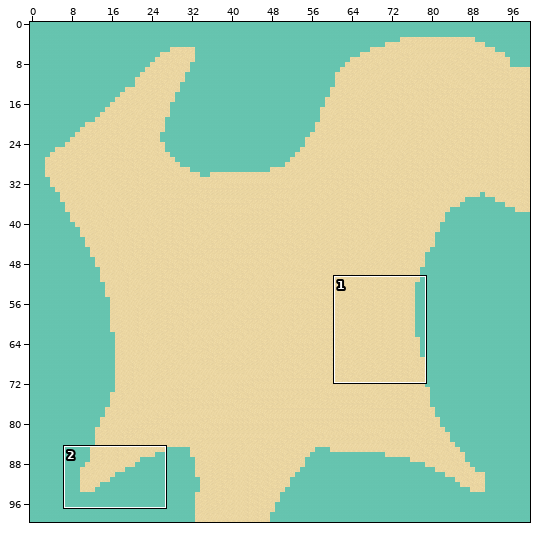
A Tiled map gets an edit: Elvernes forbandelse/ElvenCurse.Core/Maps/02.tmx. The first picture is a wide view before the edit; the outline marks the close-up.
Close-up. Old version:
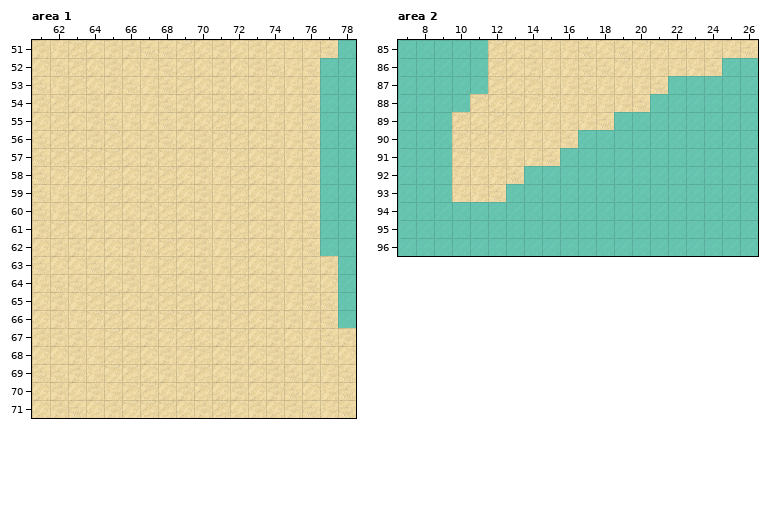
Cells are 32x32 px. Shown: area 1 x 61..78, y 51..71; area 2 x 7..26, y 85..96. The commit also changed other parts of the map, which this record leaves out.
Now the later version:
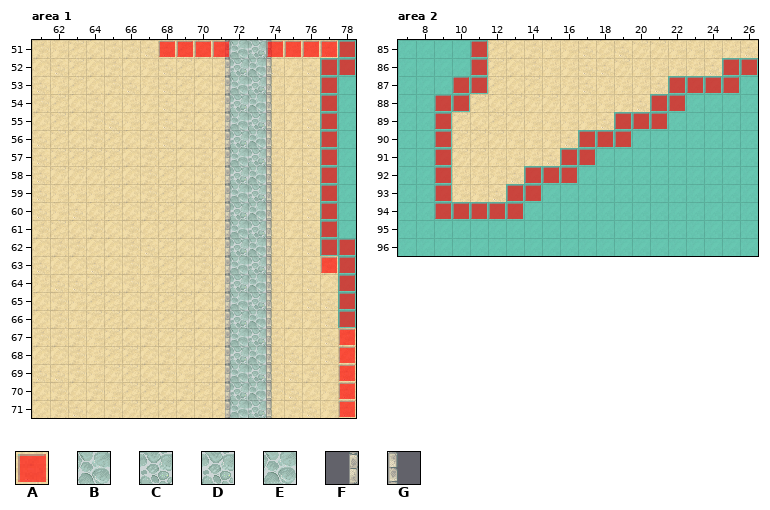
Key: from "Collision": A 0; from "ground": B 190, C 191, D 211, E 212, F 213, G 215.
_ is an empty cell, . an unchanged one.
Tiles of an added or newly shown layer are drawn over the layers below it.
See-through tiles are keyed as they look on the map.
Change:
--- layer "veje" (added), area 1
@@ x 72..73 @@
-51 __
-52 __
-53 __
-54 __
-55 __
-56 __
-57 __
-58 __
-59 __
-60 __
-61 __
-62 __
-63 __
-64 __
-65 __
-66 __
-67 __
-68 __
-69 __
-70 __
-71 __
+51 BC
+52 DE
+53 BC
+54 DE
+55 BC
+56 DE
+57 BC
+58 DE
+59 BC
+60 DE
+61 BC
+62 DE
+63 BC
+64 DE
+65 BC
+66 DE
+67 BC
+68 DE
+69 BC
+70 DE
+71 BC
--- layer "kanter1" (added), area 1
@@ x 71..74 @@
-51 _.._
-52 _.._
-53 _.._
-54 _.._
-55 _.._
-56 _.._
-57 _.._
-58 _.._
-59 _.._
-60 _.._
-61 _.._
-62 _.._
-63 _.._
-64 _.._
-65 _.._
-66 _.._
-67 _.._
-68 _.._
-69 _.._
-70 _.._
-71 _.._
+51 F..G
+52 F..G
+53 F..G
+54 F..G
+55 F..G
+56 F..G
+57 F..G
+58 F..G
+59 F..G
+60 F..G
+61 F..G
+62 F..G
+63 F..G
+64 F..G
+65 F..G
+66 F..G
+67 F..G
+68 F..G
+69 F..G
+70 F..G
+71 F..G
--- layer "collisionLayer" (added), area 1
@@ x 68..78 @@
-51 ____.._____
-52 .........__
-53 ........._.
-54 ........._.
-55 ........._.
-56 ........._.
-57 ........._.
-58 ........._.
-59 ........._.
-60 ........._.
-61 ........._.
-62 .........__
-63 .........__
-64 .........._
-65 .........._
-66 .........._
-67 .........._
-68 .........._
-69 .........._
-70 .........._
-71 .........._
+51 AAAA..AAAAA
+52 .........AA
+53 .........A.
+54 .........A.
+55 .........A.
+56 .........A.
+57 .........A.
+58 .........A.
+59 .........A.
+60 .........A.
+61 .........A.
+62 .........AA
+63 .........AA
+64 ..........A
+65 ..........A
+66 ..........A
+67 ..........A
+68 ..........A
+69 ..........A
+70 ..........A
+71 ..........A
--- layer "collisionLayer" (added), area 2
@@ x 9..26 @@
-85 .._...............
-86 .._.............__
-87 .__..........____.
-88 __..........__....
-89 _.........___.....
-90 _.......___.......
-91 _......__.........
-92 _....___..........
-93 _...__............
-94 _____.............
+85 ..A...............
+86 ..A.............AA
+87 .AA..........AAAA.
+88 AA..........AA....
+89 A.........AAA.....
+90 A.......AAA.......
+91 A......AA.........
+92 A....AAA..........
+93 A...AA............
+94 AAAAA.............
